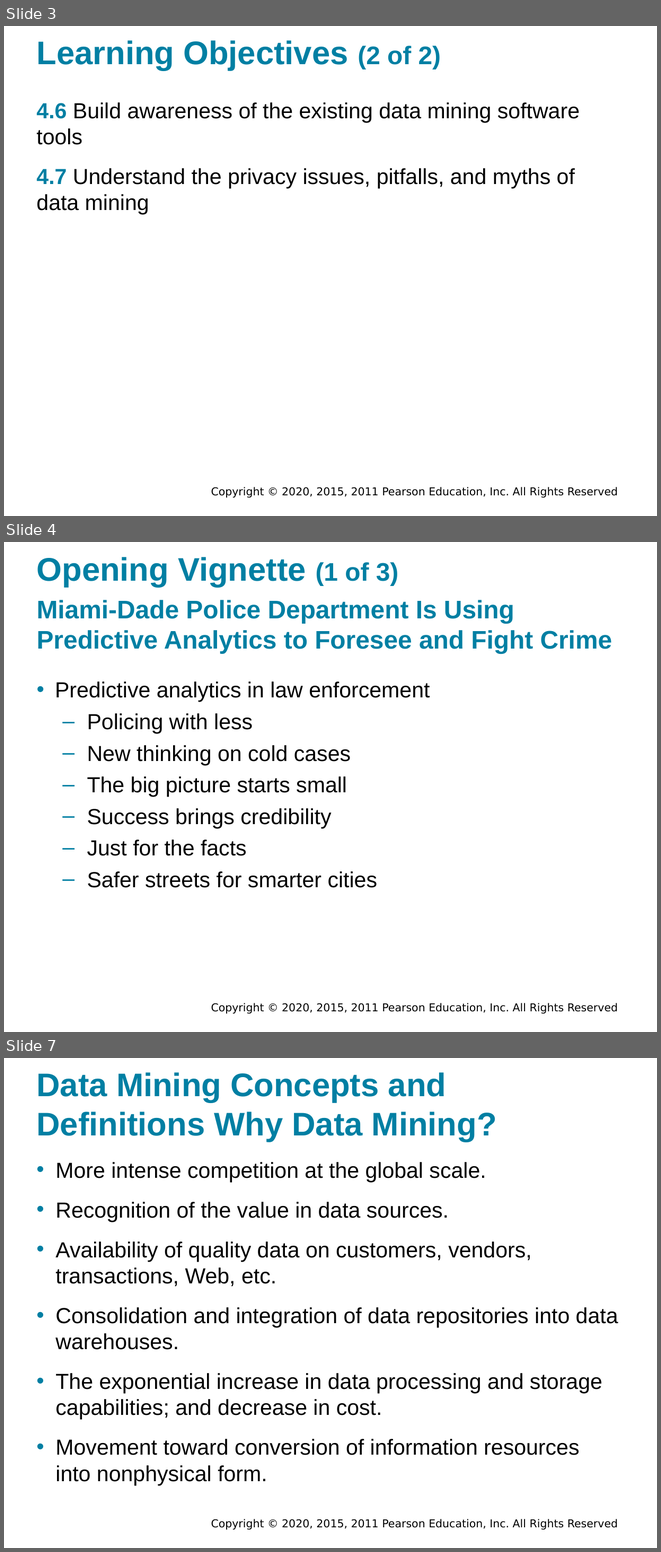
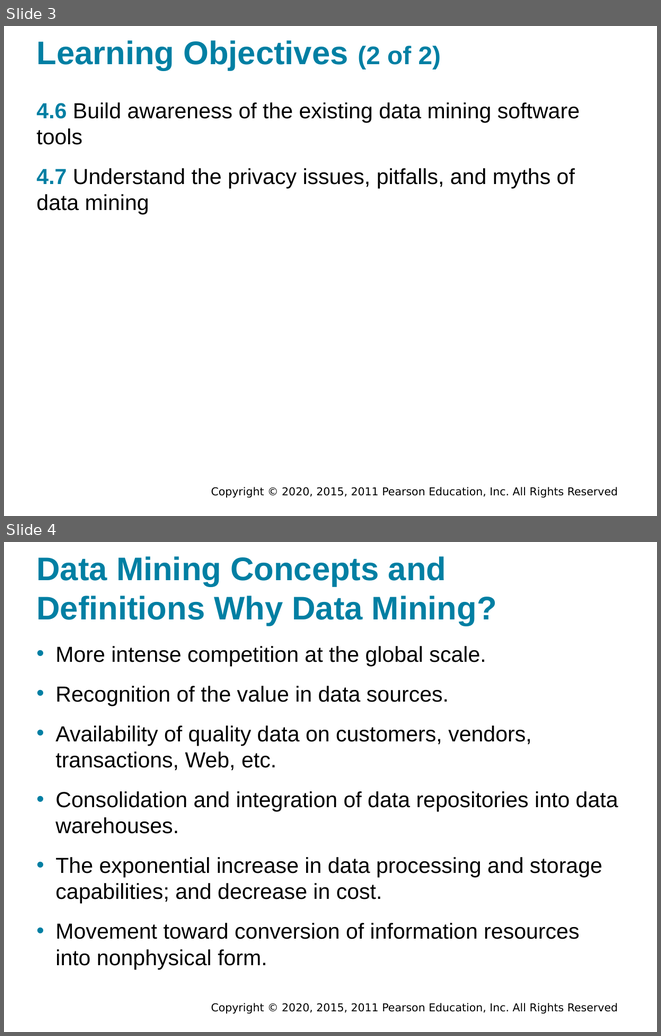
Before and after one commit to walkman617/DS2021, a slide deck: Slides/Sharda_11e_full_accessible_ppt_04.pptx. Shown one above the other, each under a label of ours: slides 3, 4 and 7 before the commit, slides 3 and 4 after it; the slides between them are not shown. The pictures are 661x1552 and 661x1036 pixels, drawn with LibreOffice and Linux fonts; fonts in the diff are those of the drawing; background and template pictures are left out. Boxes give left, top, right and bottom in pixels: in the first picture for what was removed or moved away, otherwise in the second. Text is boxed around its words. In the diff, an @@ line names an element or a change of style, - is before the commit and + after.

```diff
--- a/Slides/Sharda_11e_full_accessible_ppt_04.pptx
+++ b/Slides/Sharda_11e_full_accessible_ppt_04.pptx
@@ slide 4 removed at (x1=4, y1=542, x2=657, y2=1032), background #FFFFFF; not listed: 1 template element that a slide beside it also shows @@
@@ title removed at (x1=37, y1=557, x2=399, y2=587) @@
-Opening Vignette (1 of 3)
@@ text removed at (x1=37, y1=600, x2=612, y2=653) @@
-Miami-Dade Police Department Is Using Predictive Analytics to Foresee and Fight Crime
@@ text removed at (x1=55, y1=681, x2=430, y2=888) @@
-• Predictive analytics in law enforcement
-  – Policing with less
-  – New thinking on cold cases
-  – The big picture starts small
-  – Success brings credibility
-  – Just for the facts
-  – Safer streets for smarter cities
@@ what was slide 7 is now slide 4 @@
```
Also in this commit, not shown: 2 other slides removed.
